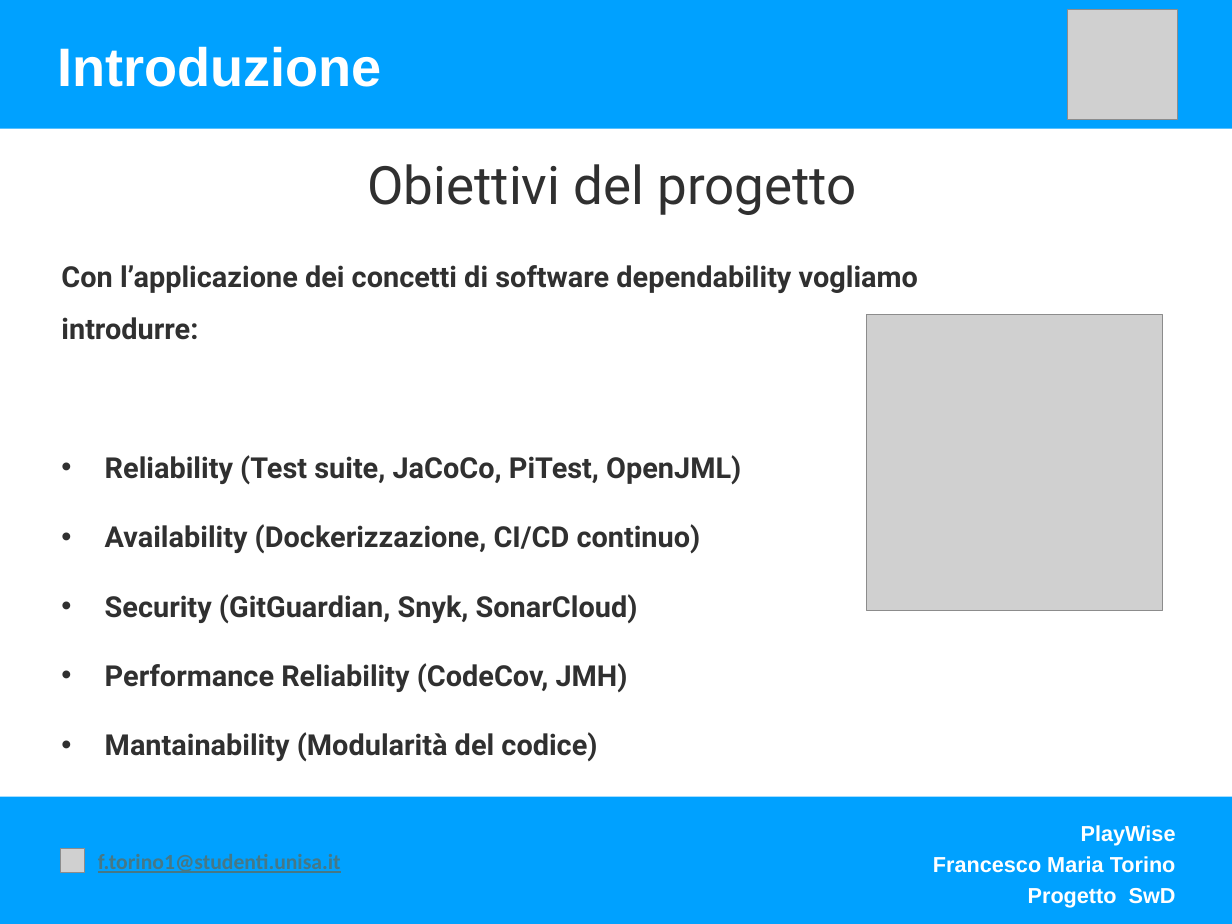
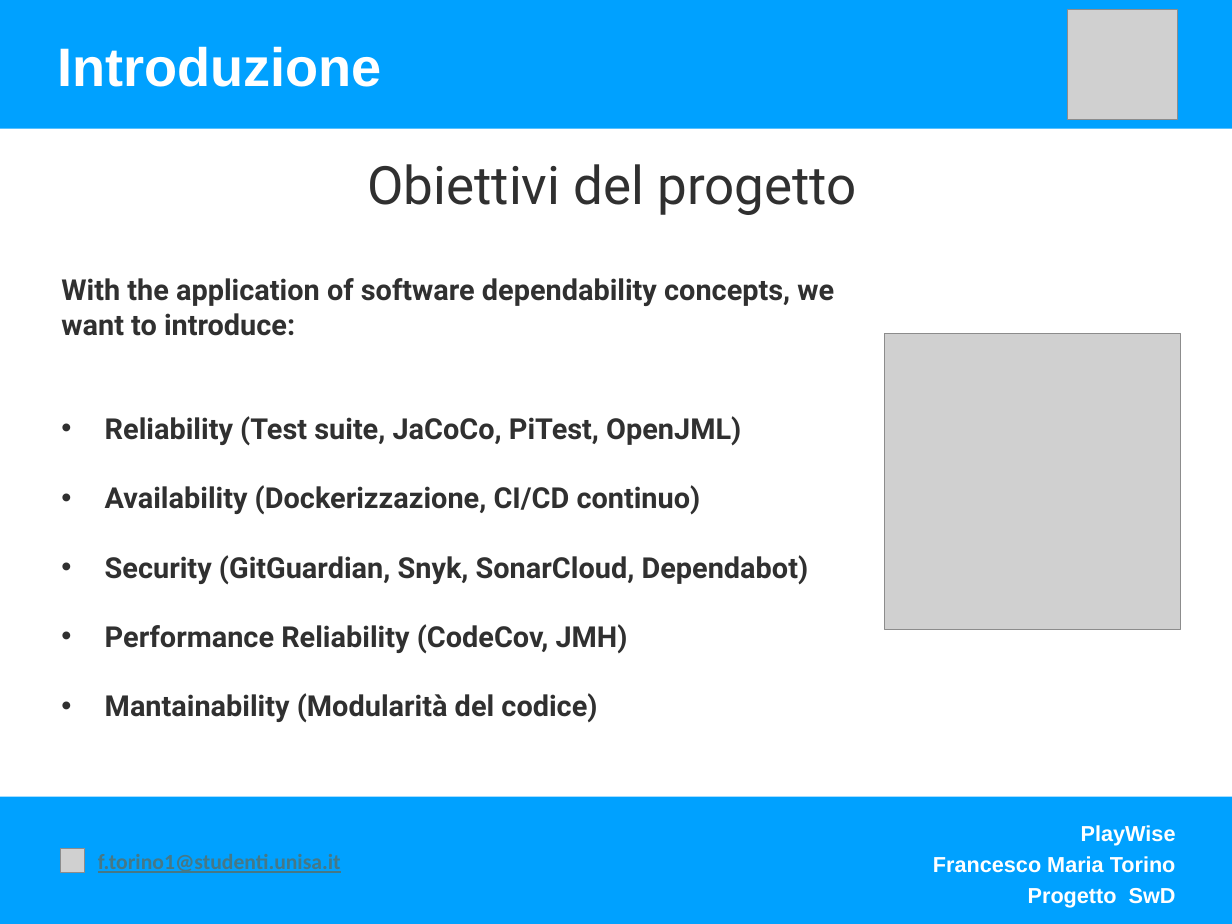
Before and after one commit to FrancescoTorino1999/PlayWiseDependability, a slide deck: slide 3 of Presentazione/Presentazione Playwise SwD.pptx. Drawn at 1232x924 pixels with LibreOffice and Linux fonts; fonts in the diff are those of the drawing; grey boxes stand for pictures. Boxes give left, top, right and bottom in pixels: in the first picture for what was removed or moved away, otherwise in the second. Text is boxed around its words. In the diff, an @@ line names an element or a change of style, - is before the commit and + after.

```diff
--- a/Presentazione/Presentazione Playwise SwD.pptx
+++ b/Presentazione/Presentazione Playwise SwD.pptx
@@ text "With the application of software ..." moved from (x1=61, y1=265, x2=918, y2=761) to (x1=61, y1=278, x2=834, y2=722) @@
@@ text at (x1=61, y1=278, x2=834, y2=336): text changed @@
-Con l’applicazione dei concetti di software dependability vogliamo introdurre:
+With the application of software dependability concepts, we want to introduce:
@@ picture moved from (x1=866, y1=314, x2=1163, y2=611) to (x1=885, y1=334, x2=1181, y2=630) @@
@@ text at (x1=105, y1=555, x2=809, y2=584): text changed @@
-• Security (GitGuardian, Snyk, SonarCloud)
+• Security (GitGuardian, Snyk, SonarCloud, Dependabot)
```
Also in this commit, not shown: 2 other slides changed, 2 slides added, 4 other files.
